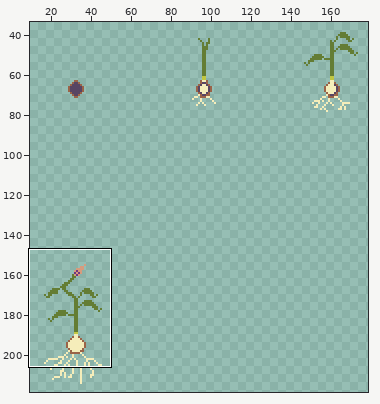
One commit to this sprite sheet: Assets/Plant/sprite-ail.png. The first picture is a wide view before the edit; the outline marks the close-up.
Close-up. Before the edit:
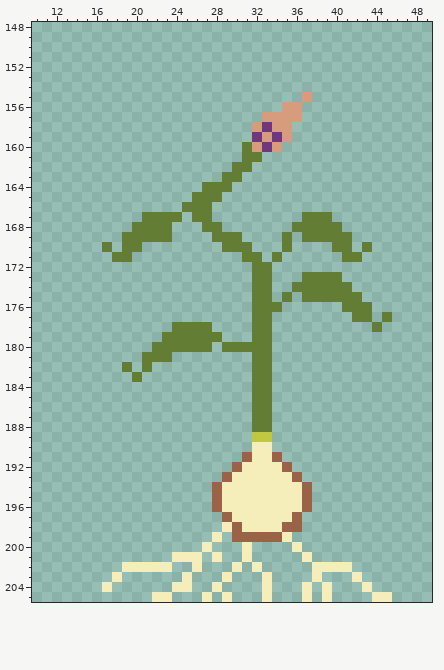
The file is 192x256 pixels. Shown: x 10..49, y 148..205. The wide view leaves out empty margins. The commit also changed other parts of the picture, which this record leaves out.
And afterwards:
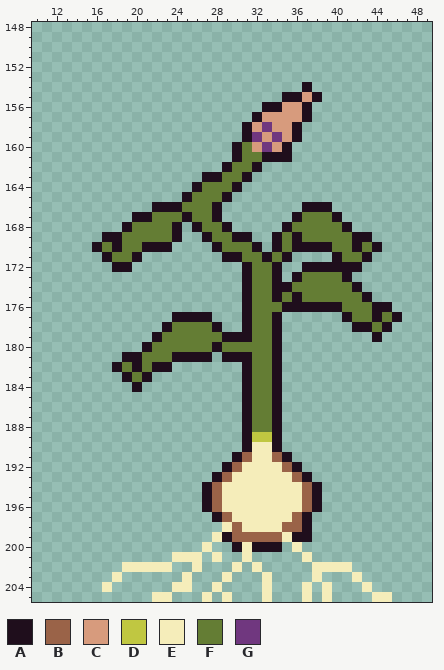
Palette (. is transparent): A #1f0e1c  B #9a6348  C #d79b7d  D #c0c741  E #f5edba  F #647d34  G #70377f
Diff:
Colour A is added in row 154 at x 37; in row 155 at x 35 to 36 and 38; in row 156 at x 33 to 34 and 37; in row 157 at x 32 and 37; in rows 158 to 159 at x 31 and 36; in row 160 at x 30 and 35.
Colour A is added in row 161 at x 30 and 33 to 35; in row 162 at x 29 and 32; in row 163 at x 27 to 28 and 31; in row 164 at x 26 and 30; in row 165 at x 25 and 29; in row 166 at x 22 to 24, 28 and 37 to 39.
Colour A is added in row 167 at x 20, 25, 28, 36 and 40; in row 168 at x 19, 24, 26, 29, 35 and 41; in row 169 at x 17 to 18, 24, 27, 31, 34, 36 and 42 to 43; in row 170 at x 16, 18, 21 to 23, 28, 32, 34, 36 to 39, 42 and 44; in row 171 at x 17, 20, 29 to 30, 33, 35, 40 and 43; in row 172 at x 18 to 19, 31, 34 and 37 to 42.
Colour A is added in row 173 at x 31, 34, 36 and 41; in row 174 at x 31, 34 to 35 and 42; in row 175 at x 31, 34, 36 and 43; in row 176 at x 31, 35 to 40 and 44 to 45; in row 177 at x 24 to 27, 31, 34, 41, 44 and 46; in row 178 at x 23, 28, 31, 34, 42 to 43 and 45.
Colour A is added in row 179 at x 22, 29 to 31, 34 and 44; in row 180 at x 21, 28 and 34; in row 181 at x 19 to 20, 24 to 27, 29 to 31 and 34; in row 182 at x 18, 20, 22 to 23, 31 and 34; in row 183 at x 19, 21, 31 and 34; in row 184 at x 20, 31 and 34.
Colour A is added in rows 185 to 190 at x 31 and 34; in row 191 at x 30 and 35; in row 192 at x 29 and 36; in row 193 at x 28 and 37; in rows 194 to 196 at x 27 and 38; in row 197 at x 28 and 37.
Colour A is added in row 198 at x 37; in row 199 at x 29 and 36 to 37; in row 200 at x 30 and 32 to 34.
Colour A replaces colour F in row 167 at x 21; in row 169 at x 30.
